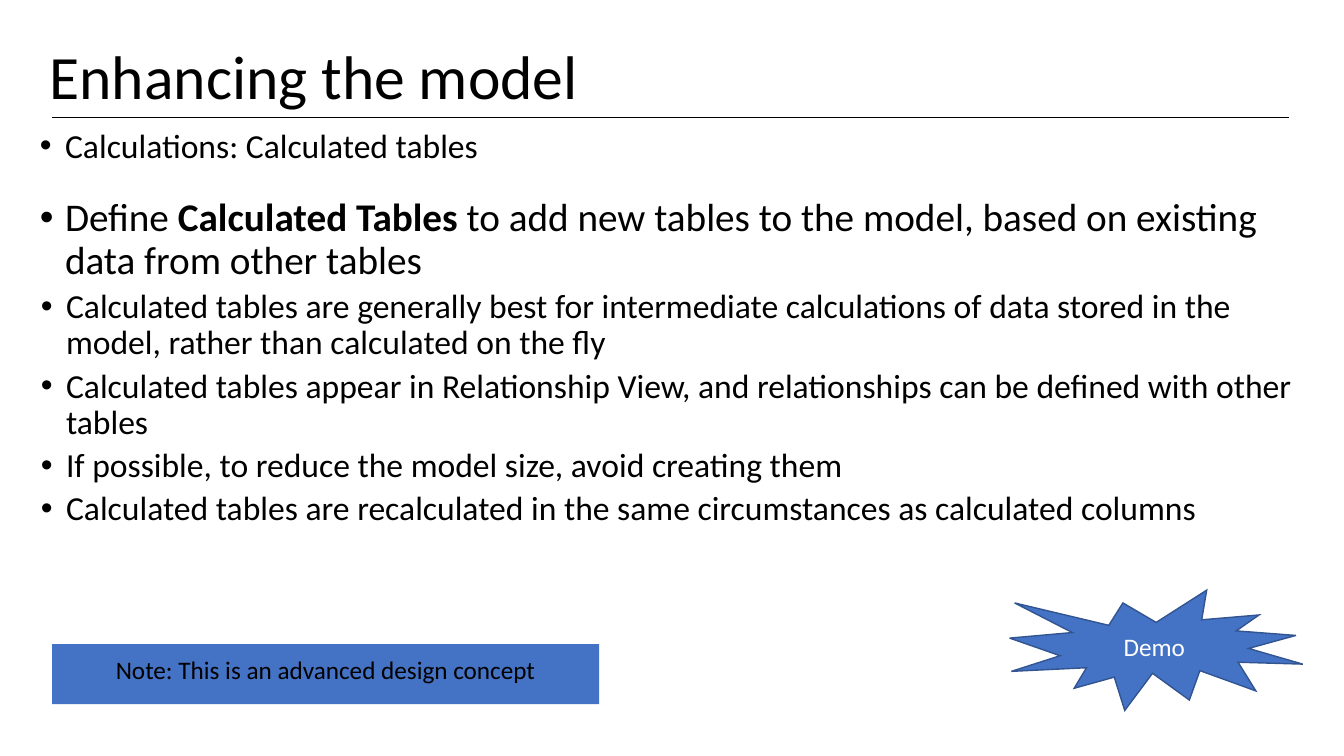
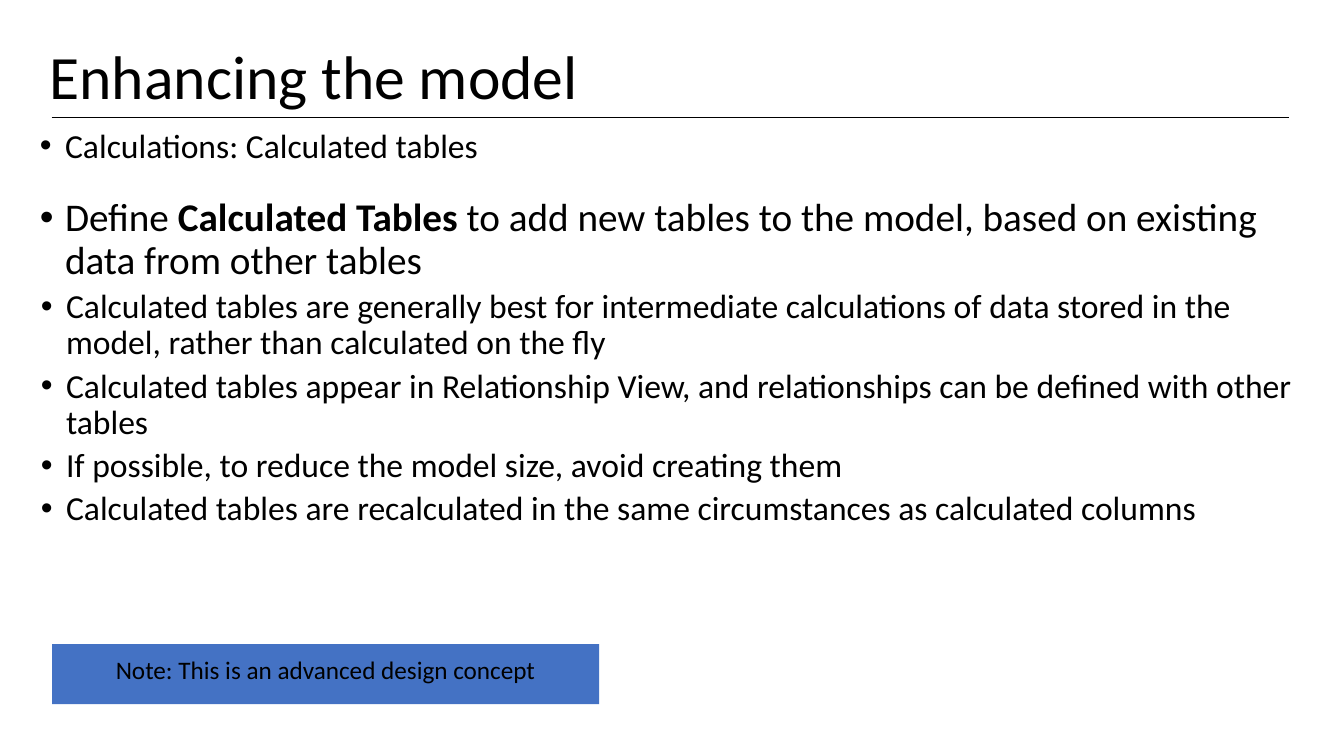
Before and after one commit to wgbrown/PBI_TTT, a slide deck: slide 7 of OverViewMaterials/What is Dax.pptx. Drawn at 1344x756 pixels with LibreOffice and Linux fonts; fonts in the diff are those of the drawing. Boxes give left, top, right and bottom in pixels: in the first picture for what was removed or moved away, otherwise in the second. Text is boxed around its words. In the diff, an @@ line names an element or a change of style, - is before the commit and + after.

```diff
--- a/OverViewMaterials/What is Dax.pptx
+++ b/OverViewMaterials/What is Dax.pptx
@@ irregular seal removed at (x1=1010, y1=590, x2=1304, y2=710) @@
-Demo
```
Also in this commit, not shown: 4 other slides changed, 1 slide added.
